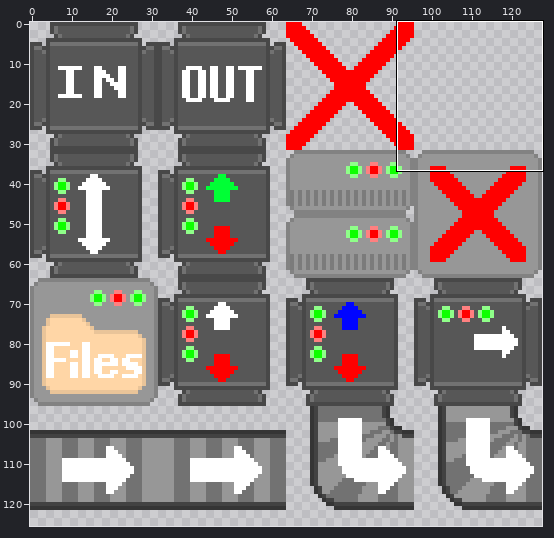
One commit to this sprite sheet: assets/tiles/tiles.png. Above, an overview of the earlier version with the close-up marked.
Close-up. Earlier state:
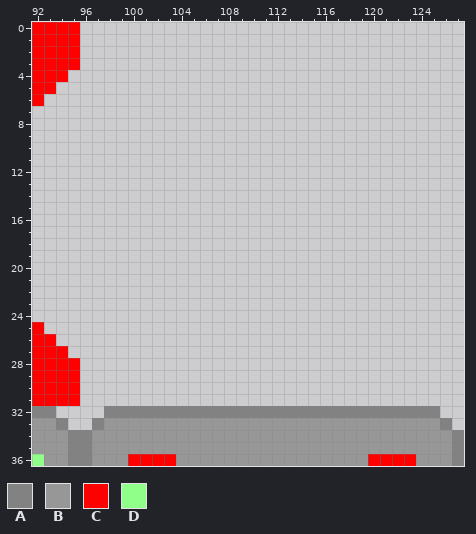
The file is 128x128 pixels. Colours within 5 levels of each other are drawn and written as one. Shown: x 92..127, y 0..36. The wide view leaves out empty margins.
Palette (. is transparent): A #828282  B #979797  C #ff0000  D #8fff89
Pixels before, first column x 92:
 0 CCCC................................
 1 CCCC................................
 2 CCCC................................
 3 CCCC................................
 4 CCC.................................
 5 CC..................................
 6 C...................................
 7 ....................................
 8 ....................................
 9 ....................................
10 ....................................
11 ....................................
12 ....................................
13 ....................................
14 ....................................
15 ....................................
16 ....................................
17 ....................................
18 ....................................
19 ....................................
20 ....................................
21 ....................................
22 ....................................
23 ....................................
24 ....................................
25 C...................................
26 CC..................................
27 CCC.................................
28 CCCC................................
29 CCCC................................
30 CCCC................................
31 CCCC................................
32 AA....AAAAAAAAAAAAAAAAAAAAAAAAAAAA..
33 BBA..ABBBBBBBBBBBBBBBBBBBBBBBBBBBBA.
34 BBBAABBBBBBBBBBBBBBBBBBBBBBBBBBBBBBA
35 BBBAABBBBBBBBBBBBBBBBBBBBBBBBBBBBBBA
36 DBBAABBBCCCCBBBBBBBBBBBBBBBBCCCCBBBA
After the commit:
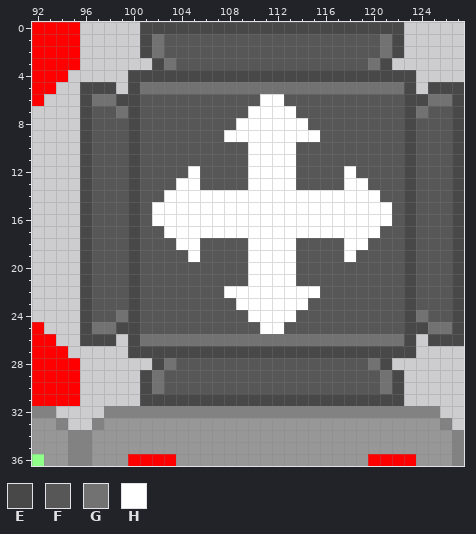
Colours new in this view: E #484848  F #575757  G #727272  H #ffffff
The commit says: added bridge texture
Changes in this commit:
{"y":0,"x":101,"old":"......................","new":"EEEEEEEEEEEEEEEEEEEEEE"}
{"y":1,"x":101,"old":"......................","new":"EGFFFFFFFFFFFFFFFFFFGE"}
{"y":2,"x":101,"old":"......................","new":"EGFFFFFFFFFFFFFFFFFFGE"}
{"y":3,"x":102,"old":"....................","new":"EGFFFFFFFFFFFFFFFFGE"}
{"y":4,"x":100,"old":"........................","new":"EEEEEEEEEEEEEEEEEEEEEEEE"}
{"y":5,"x":96,"old":"...","new":"EEE"}
{"y":5,"x":100,"old":"........................","new":"EGGGGGGGGGGGGGGGGGGGGGGE"}
{"y":5,"x":125,"old":"...","new":"EEE"}
{"y":6,"x":96,"old":"................................","new":"EGGEEFFFFFFFFFFHHFFFFFFFFFFEEGGE"}
{"y":7,"x":96,"old":"................................","new":"EFFGEFFFFFFFFFHHHHFFFFFFFFFEGFFE"}
{"y":8,"x":96,"old":"................................","new":"EFFFEFFFFFFFFHHHHHHFFFFFFFFEFFFE"}
{"y":9,"x":96,"old":"................................","new":"EFFFEFFFFFFFHHHHHHHHFFFFFFFEFFFE"}
{"y":10,"x":96,"old":"................................","new":"EFFFEFFFFFFFFFHHHHFFFFFFFFFEFFFE"}
{"y":11,"x":96,"old":"................................","new":"EFFFEFFFFFFFFFHHHHFFFFFFFFFEFFFE"}
{"y":12,"x":96,"old":"................................","new":"EFFFEFFFFHFFFFHHHHFFFFHFFFFEFFFE"}
{"y":13,"x":96,"old":"................................","new":"EFFFEFFFHHFFFFHHHHFFFFHHFFFEFFFE"}
{"y":14,"x":96,"old":"................................","new":"EFFFEFFHHHHHHHHHHHHHHHHHHFFEFFFE"}
{"y":15,"x":96,"old":"................................","new":"EFFFEFHHHHHHHHHHHHHHHHHHHHFEFFFE"}
{"y":16,"x":96,"old":"................................","new":"EFFFEFHHHHHHHHHHHHHHHHHHHHFEFFFE"}
{"y":17,"x":96,"old":"................................","new":"EFFFEFFHHHHHHHHHHHHHHHHHHFFEFFFE"}
{"y":18,"x":96,"old":"................................","new":"EFFFEFFFHHFFFFHHHHFFFFHHFFFEFFFE"}
{"y":19,"x":96,"old":"................................","new":"EFFFEFFFFHFFFFHHHHFFFFHFFFFEFFFE"}
{"y":20,"x":96,"old":"................................","new":"EFFFEFFFFFFFFFHHHHFFFFFFFFFEFFFE"}
{"y":21,"x":96,"old":"................................","new":"EFFFEFFFFFFFFFHHHHFFFFFFFFFEFFFE"}
{"y":22,"x":96,"old":"................................","new":"EFFFEFFFFFFFHHHHHHHHFFFFFFFEFFFE"}
{"y":23,"x":96,"old":"................................","new":"EFFFEFFFFFFFFHHHHHHFFFFFFFFEFFFE"}
{"y":24,"x":96,"old":"................................","new":"EFFGEFFFFFFFFFHHHHFFFFFFFFFEGFFE"}
{"y":25,"x":96,"old":"................................","new":"EGGEEFFFFFFFFFFHHFFFFFFFFFFEEGGE"}
{"y":26,"x":96,"old":"...","new":"EEE"}
{"y":26,"x":100,"old":"........................","new":"EGGGGGGGGGGGGGGGGGGGGGGE"}
{"y":26,"x":125,"old":"...","new":"EEE"}
{"y":27,"x":100,"old":"........................","new":"EEEEEEEEEEEEEEEEEEEEEEEE"}
{"y":28,"x":102,"old":"....................","new":"EGFFFFFFFFFFFFFFFFGE"}
{"y":29,"x":101,"old":"......................","new":"EGFFFFFFFFFFFFFFFFFFGE"}
{"y":30,"x":101,"old":"......................","new":"EGFFFFFFFFFFFFFFFFFFGE"}
{"y":31,"x":101,"old":"......................","new":"EEEEEEEEEEEEEEEEEEEEEE"}
{"label":"added","picture_box":[80,22,464,406]}
